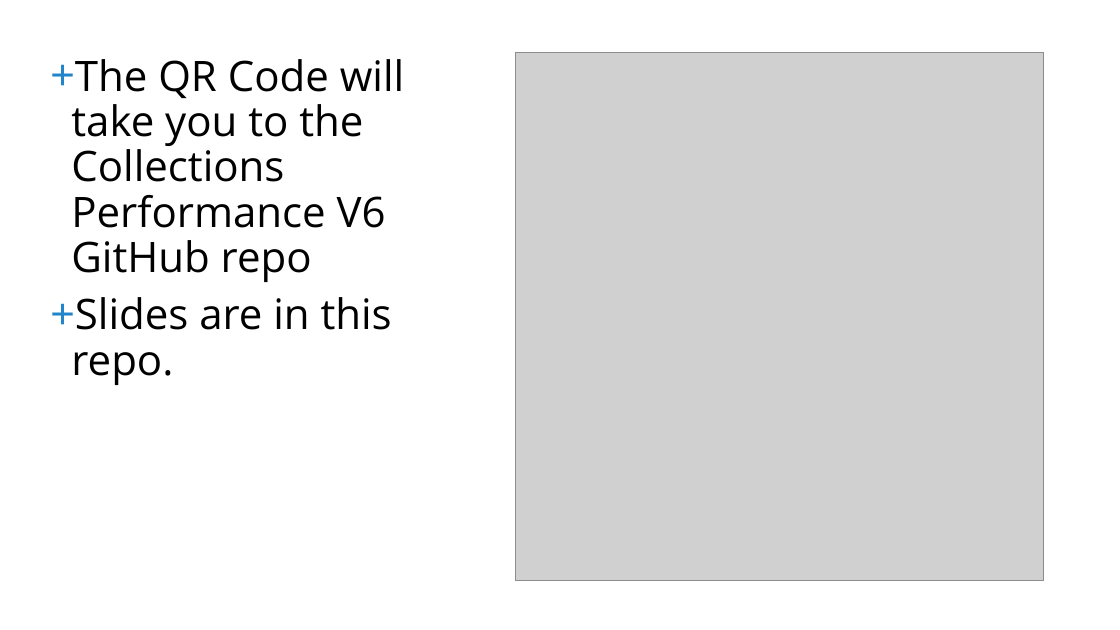
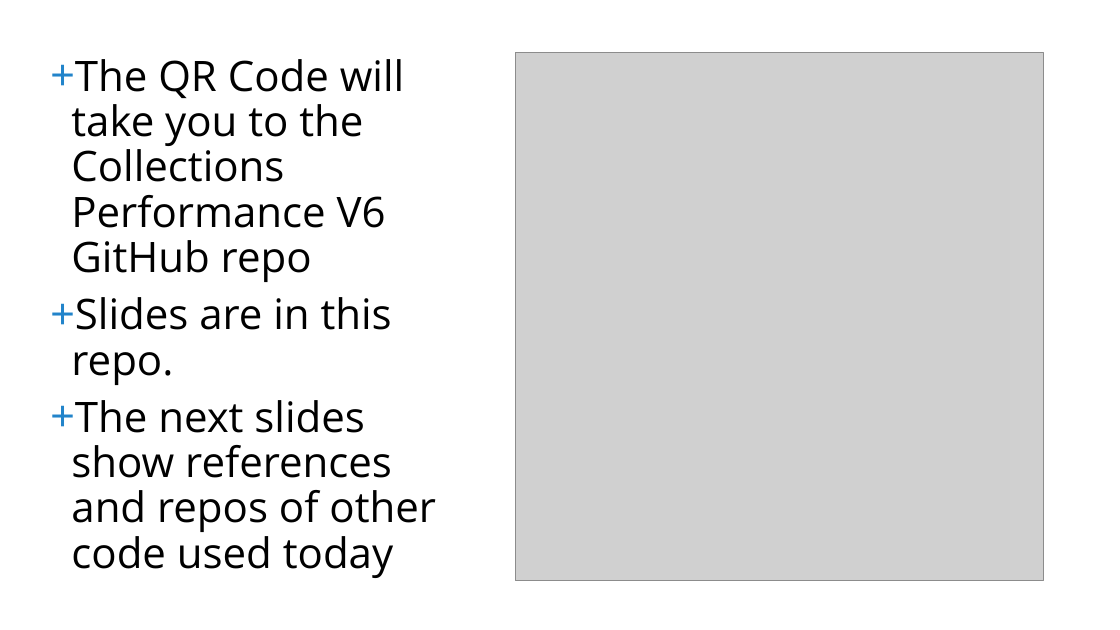
Before and after one commit to omniprof/collectionsperformance_v6, a slide deck: slide 29 of docs/JMH_Slides.pptx (slide 26 before the commit). Drawn at 1120x630 pixels with LibreOffice and Linux fonts; fonts in the diff are those of the drawing; grey boxes stand for pictures. Boxes give left, top, right and bottom in pixels: in the first picture for what was removed or moved away, otherwise in the second. Text is boxed around its words. In the diff, an @@ line names an element or a change of style, - is before the commit and + after.

Commit message:
Update slides

```diff
--- a/docs/JMH_Slides.pptx
+++ b/docs/JMH_Slides.pptx
@@ text at [71,400,436,578]: paragraph added @@
++ The next slides show references and repos of other code used today
```
Also in this commit, not shown: 1 other slide changed, 3 slides added.
